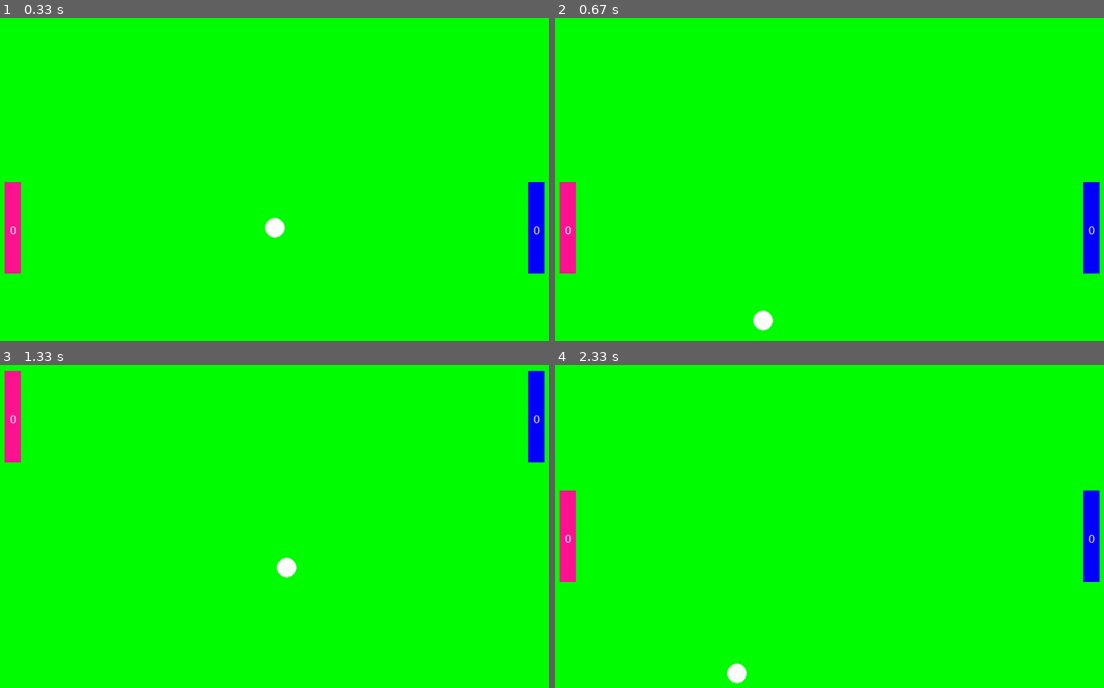
Above: before the commit, frames 1-4 (two rows, left to right).
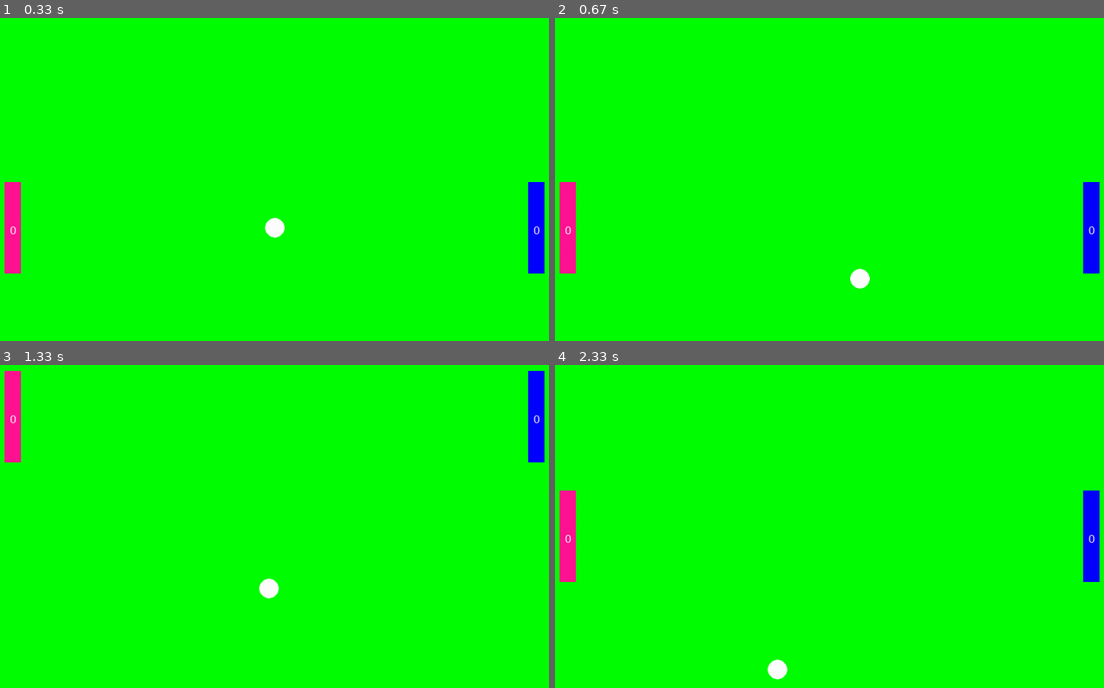
Above: after the commit, the same moments.

Repository: pmKozak/CS_Y11_term3_project1
Game: pygame game, started from pygame-examples/pong.py
Two runs of this game, one before a commit and one after it. Both use one fixed random seed, a clock stepped at 60 frames per second and the inputs below.
Inputs:
- Up to frame 1 (0.33 s): no input
- Up to frame 2 (0.67 s): tap Space at 0.33 s
- Up to frame 3 (1.33 s): hold Up 0.67-1.13 s; hold W 0.67-1.13 s; tap Space at 0.73, 1.03, 1.23 s; hold Down from 1.17 s (still down); hold S from 1.17 s (still down)
- Up to frame 4 (2.33 s): release Down at 1.47 s; release S at 1.47 s; hold Up 1.5-1.87 s; hold W 1.5-1.87 s; tap Space at 1.57, 1.97 s; hold Down 1.9-2.27 s; hold S 1.9-2.27 s; hold Up from 2.3 s (still down); hold W from 2.3 s (still down)

Frame 1 is identical in both runs. In frame 2, 0.4% of the frame differs, in the area x 36-58%, y 77-97%; in frame 3, 0.4%, in the area x 47-55%, y 59-73%; in frame 4, 0.4%.

Commit message:
Students work

Diff:
--- /dev/null
+++ b/pygame-examples/ball2.py
@@ -0,0 +1,62 @@
+import math
+import random
+from typing import Tuple, List
+from paddle2 import Paddle
+import pygame
+
+
+class Ball:
+    def __init__(
+        self,
+        x: float,
+        y: float,
+        radius: float,
+        v: float,
+        bearing: float,
+        color: Tuple[int, int, int],
+    ):
+        self.x = x
+        self.y = y
+        self.v = v
+        self.bearing = bearing
+        self.radius = radius
+        self.color = color
+
+    def update(self, timestep: float, paddles: List[Paddle]):
+        boundary_x, boundary_y = pygame.display.get_surface().get_size()
+
+        self.x += self.v * math.cos(self.bearing) * timestep
+        self.y += self.v * math.sin(self.bearing) * timestep
+        if self.y + self.radius >= boundary_y or self.y - self.radius <= 0:
+            self.bearing = 2 * math.pi - self.bearing
+        if self.x >= boundary_x:
+            # logic for left player getting a point
+            print("Point for left player")
+            self.restart()
+        if self.x <= 0:
+            # logic for right player getting a point
+            print("Point for right player")
+            self.restart()
+        for paddle in paddles:
+            if (
+                    (self.x - self.radius >= paddle.x - paddle.width / 2)
+                    or (self.x - self.radius <= paddle.x + paddle.width / 2)
+            ) and (
+                self.y - self.radius <= paddle.y + paddle.height / 2
+            ) and (
+                self.y + self.radius >= paddle.y - paddle.height / 2
+            ):
+                self.bearing = math.pi - self.bearing
+
+    def draw(self, surface):
+        pygame.draw.circle(surface, self.color, (self.x, self.y), self.radius)
+
+    def restart(self):
+        boundary_x, boundary_y = pygame.display.get_surface().get_size()
+        self.x = boundary_x / 2
+        self.y = boundary_y / 2
+        self.v = random.randint(30, 50)
+        bearing = 1/4
+        while 1/8 <= bearing <= 3/8 or 5/8 <= bearing <= 7/8:
+            bearing = random.random()
+        self.bearing = 2 * math.pi * bearing
--- /dev/null
+++ b/pygame-examples/paddle2.py
@@ -0,0 +1,41 @@
+from typing import Tuple, List
+
+import pygame
+
+
+class Paddle:
+    def __init__(
+        self,
+        x: float,
+        y: float,
+        height: float,
+        width: float,
+        color: Tuple[int, int, int],
+        v: float = 0,
+        friction: int = 1,
+    ):
+        self.x = x
+        self.y = y
+        self.v = v
+        self.width = width
+        self.height = height
+        self.color = color
+        assert 1 <= friction <= 100
+        self.friction = friction
+
+    def update(self, timestep: float, key_up: bool, key_down: bool):
+        boundary_x, boundary_y = pygame.display.get_surface().get_size()
+        if key_up:
+            self.v -= 1
+        if key_down:
+            self.v += 1
+        self.y += self.v * timestep
+        if self.y + self.height / 2 >= boundary_y or self.y - self.height / 2 <= 0:
+            self.v = -self.v
+        self.v *= (100 - self.friction) / 100
+
+    def draw(self, surface):
+        rect = pygame.Rect(
+            self.x - self.width / 2, self.y - self.height / 2, self.width, self.height
+        )
+        pygame.draw.rect(surface, self.color, rect)
--- a/pygame-examples/pong.py
+++ b/pygame-examples/pong.py
@@ -12,7 +12,7 @@
     ball.y = Window.HEIGHT // 2
     v_x = 0
     v_y = 0
-    while v_x ** 2 + v_y ** 2 < min_velocity ** 2:
+    while v_y < min_velocity / 2 or v_x ** 2 + v_y ** 2 < min_velocity ** 2:
         v_x = random.randint(-max_velocity, max_velocity)
         v_y = random.randint(-max_velocity, max_velocity)
     ball.v_x = v_x
--- /dev/null
+++ b/pygame-examples/pong2.py
@@ -0,0 +1,76 @@
+import pygame
+from const import Colors, Window, Gravity
+from paddle2 import Paddle
+from ball2 import Ball
+
+
+def control_object(obj):
+    if pygame.key.get_pressed()[pygame.K_UP]:
+        obj.v_x -= 10
+    if pygame.key.get_pressed()[pygame.K_DOWN]:
+        obj.v_x += 10
+    if pygame.key.get_pressed()[pygame.K_RIGHT]:
+        obj.v_y += 10
+    if pygame.key.get_pressed()[pygame.K_LEFT]:
+        obj.v_y -= 10
+    if pygame.key.get_pressed()[pygame.K_SPACE]:
+        obj.v_x = 0
+        obj.v_y = 0
+
+
+def main():
+    paddle1 = Paddle(
+        x=100,
+        y=100,
+        height=120,
+        width=20,
+        color=Colors.PINK,
+    )
+    paddle2 = Paddle(
+        x=Window.WIDTH - 100,
+        y=100,
+        height=120,
+        width=20,
+        color=Colors.BLUE
+    )
+    ball = Ball(
+        x=0,
+        y=0,
+        radius=10,
+        v=0,
+        bearing=0,
+        color=Colors.WHITE
+    )
+    timestep = 100
+    pygame.init()
+    clock = pygame.time.Clock()
+    surface = pygame.display.set_mode(Window.SIZE)  # Displaying on specified window size
+    pygame.display.set_caption("Our game")
+    run = True
+    ball.restart()
+    while run:
+        clock.tick(timestep)
+        surface.fill(Colors.GREEN)  # Window Bg
+
+        for event in pygame.event.get():
+            if event.type == pygame.QUIT:  # To quit on clicking the X
+                run = False
+
+        paddle1_up = pygame.key.get_pressed()[pygame.K_w]
+        paddle2_up = pygame.key.get_pressed()[pygame.K_UP]
+        paddle1_down = pygame.key.get_pressed()[pygame.K_s]
+        paddle2_down = pygame.key.get_pressed()[pygame.K_DOWN]
+
+        paddle1.update(timestep/1000, paddle1_up, paddle1_down)
+        paddle2.update(timestep / 1000, paddle2_up, paddle2_down)
+        ball.update(timestep/1000, paddles=[paddle1, paddle2])
+
+        paddle1.draw(surface)
+        paddle2.draw(surface)
+        ball.draw(surface)
+        pygame.display.update()  # To update the display with newly added codes
+
+    pygame.quit()
+
+
+main()
